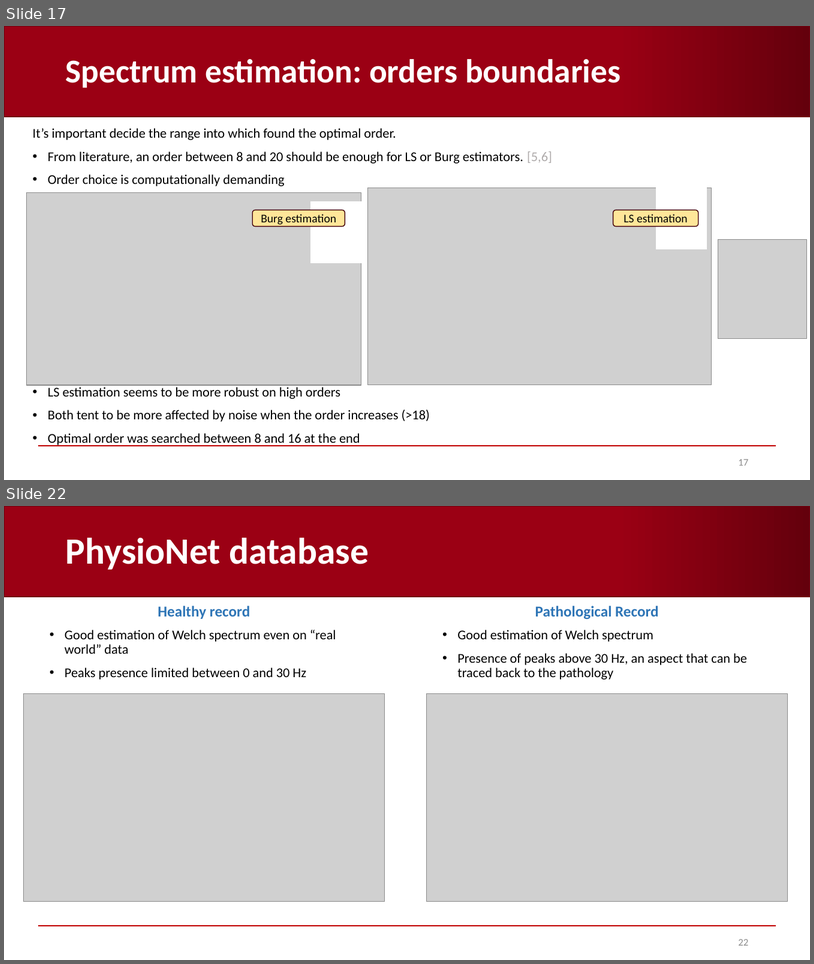
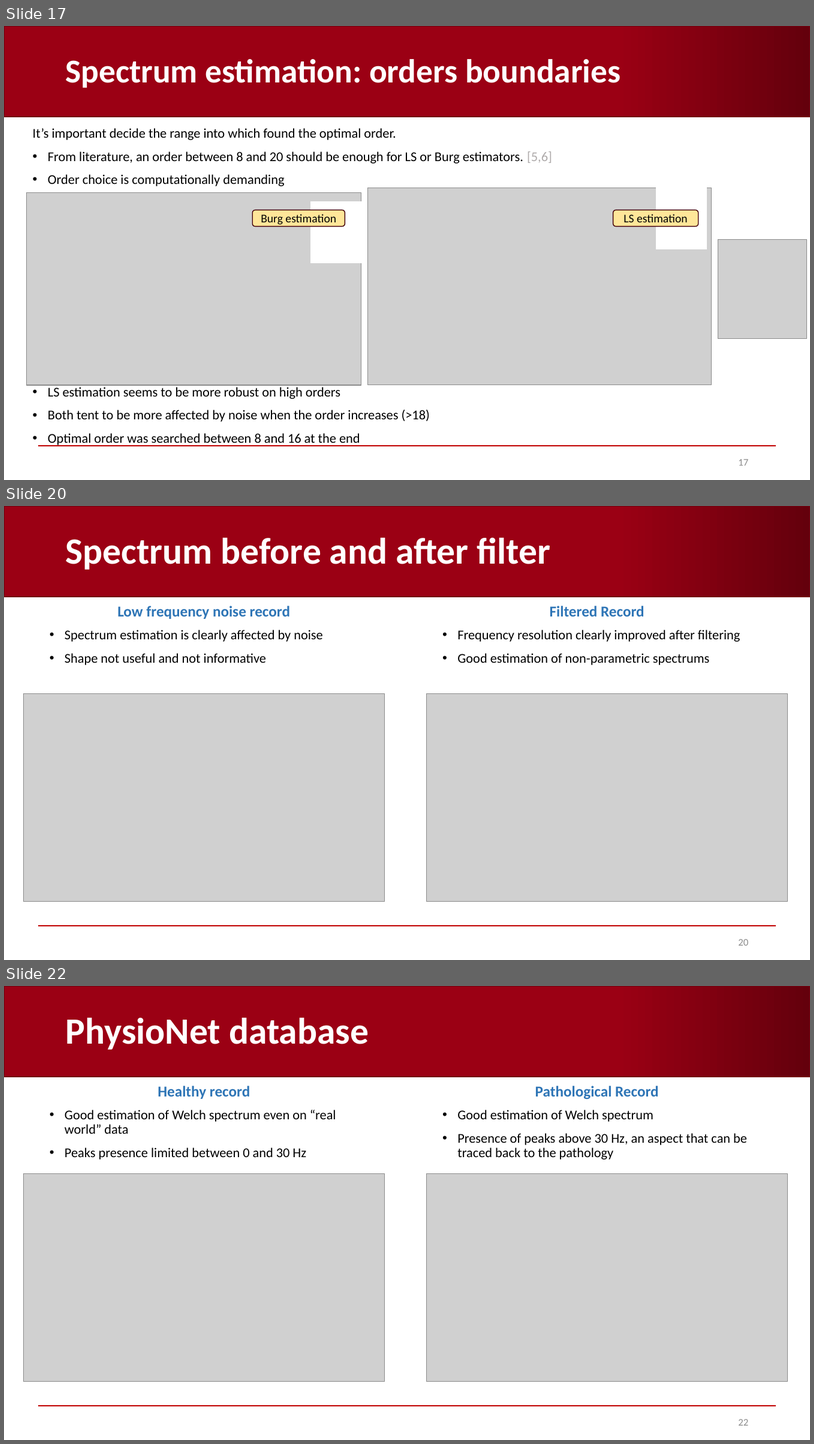
Before and after one commit to AndreaCorrado00/Tesi_magistrale_Corrado_Andrea, a slide deck: Documentation/3. in-depth spectrum analysis.pptx. Shown one above the other, each under a label of ours: slides 17 and 22 before the commit, slides 17, 20 and 22 after it; the slides between them are not shown. The pictures are 814x964 and 814x1444 pixels, drawn with LibreOffice and Linux fonts; fonts in the diff are those of the drawing; grey boxes stand for pictures; background and template pictures are left out. Boxes give left, top, right and bottom in pixels: in the first picture for what was removed or moved away, otherwise in the second. Text is boxed around its words. In the diff, an @@ line names an element or a change of style, - is before the commit and + after.

Commit message:
spectrum slides corrected

```diff
--- a/Documentation/3. in-depth spectrum analysis.pptx
+++ b/Documentation/3. in-depth spectrum analysis.pptx
@@ slide 20 added at (4,506,810,960), background #FFFFFF; not listed: 2 template elements that a slide beside it also shows @@
@@ title added at (65,537,551,570), 44 pt, text #FFFFFF, bold @@
+Spectrum before and after filter
@@ text added at (65,606,323,665), 16 pt, text #000000 @@
+Low frequency noise record
+• Spectrum estimation is clearly affected by noise
+• Shape not useful and not informative
@@ text added at (458,606,740,665), 16 pt, text #000000 @@
+Filtered Record
+• Frequency resolution clearly improved after filtering
+• Good estimation of non-parametric spectrums
@@ picture added at (23,694,385,901) @@
@@ picture added at (427,694,788,901) @@
@@ page number added at (738,939,749,945), 12 pt, text #8C8C8C @@
+20
```
Also in this commit, not shown: 7 slides changed, 4 other slides added, 5 slides removed, 2 other files.
